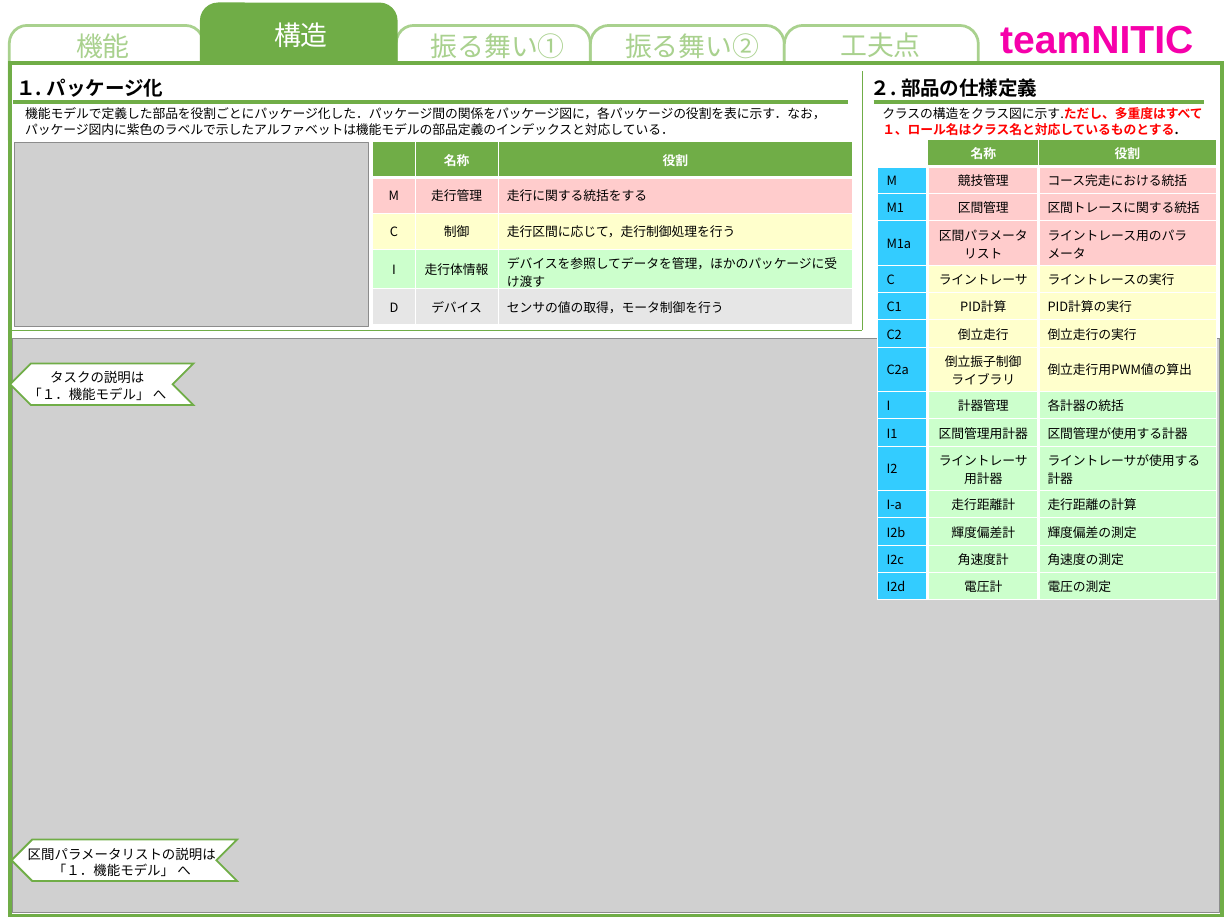
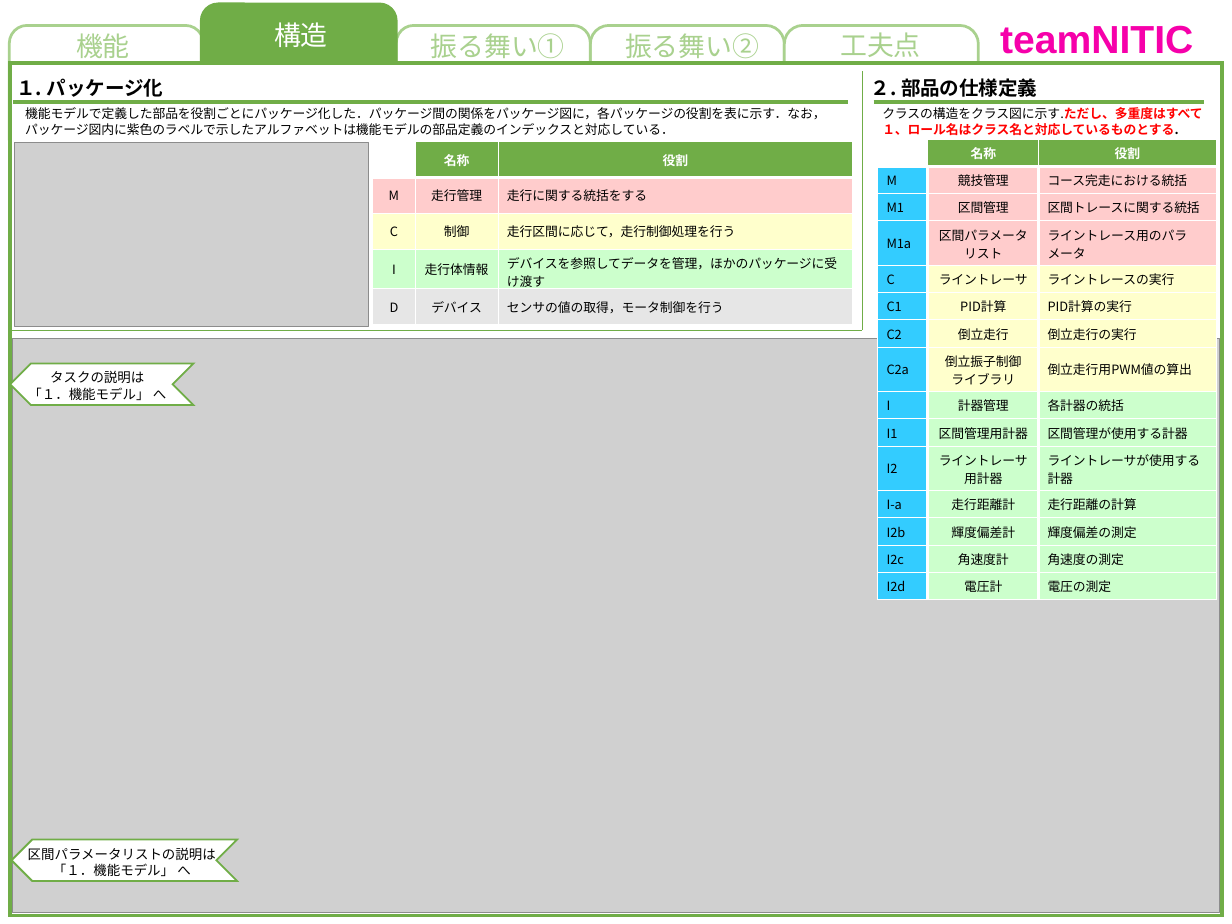
Before and after one commit to akita-lab-2019/model, a slide deck: slide 1 of PowerPoint/構造モデル.pptx. Drawn at 1232x924 pixels with LibreOffice and Linux fonts; fonts in the diff are those of the drawing; grey boxes stand for pictures. Boxes give left, top, right and bottom in pixels: in the first picture for what was removed or moved away, otherwise in the second. Text is boxed around its words. In the diff, an @@ line names an element or a change of style, - is before the commit and + after.

```diff
--- a/PowerPoint/構造モデル.pptx
+++ b/PowerPoint/構造モデル.pptx
@@ table at [373, 142, 853, 325] @@
@@ fill #70AD47 to #FFFFFF in row 1, column 1 @@
```
Also in this commit, not shown: 1 other file.
